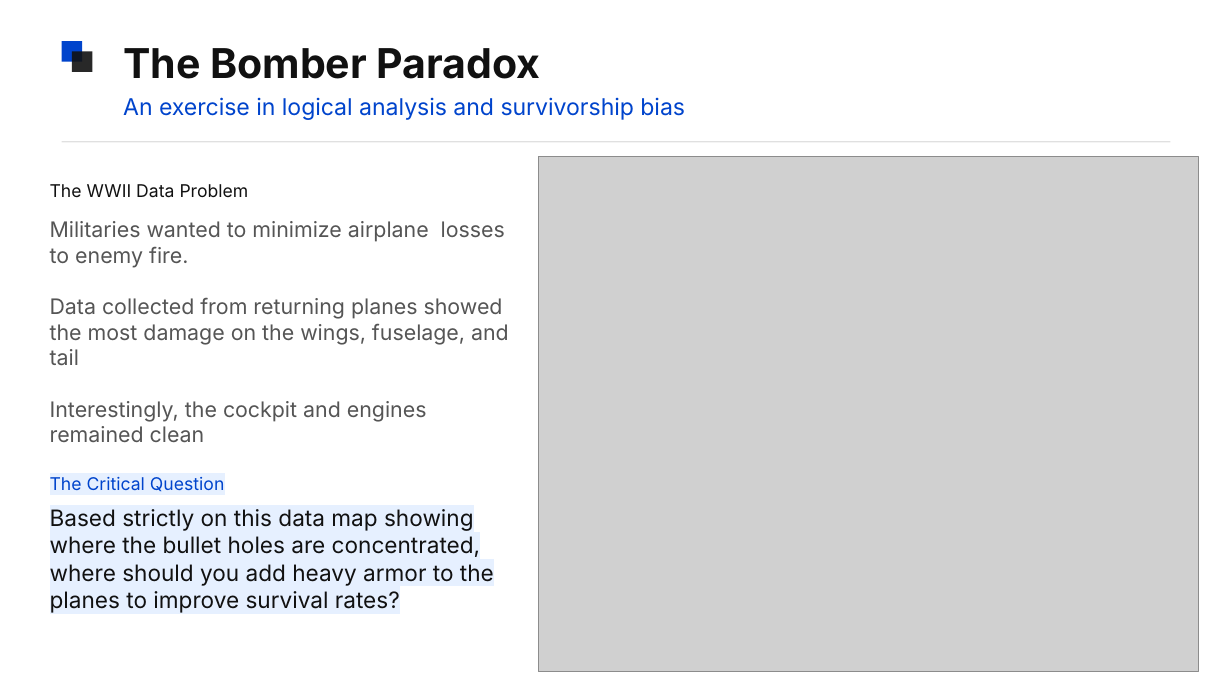
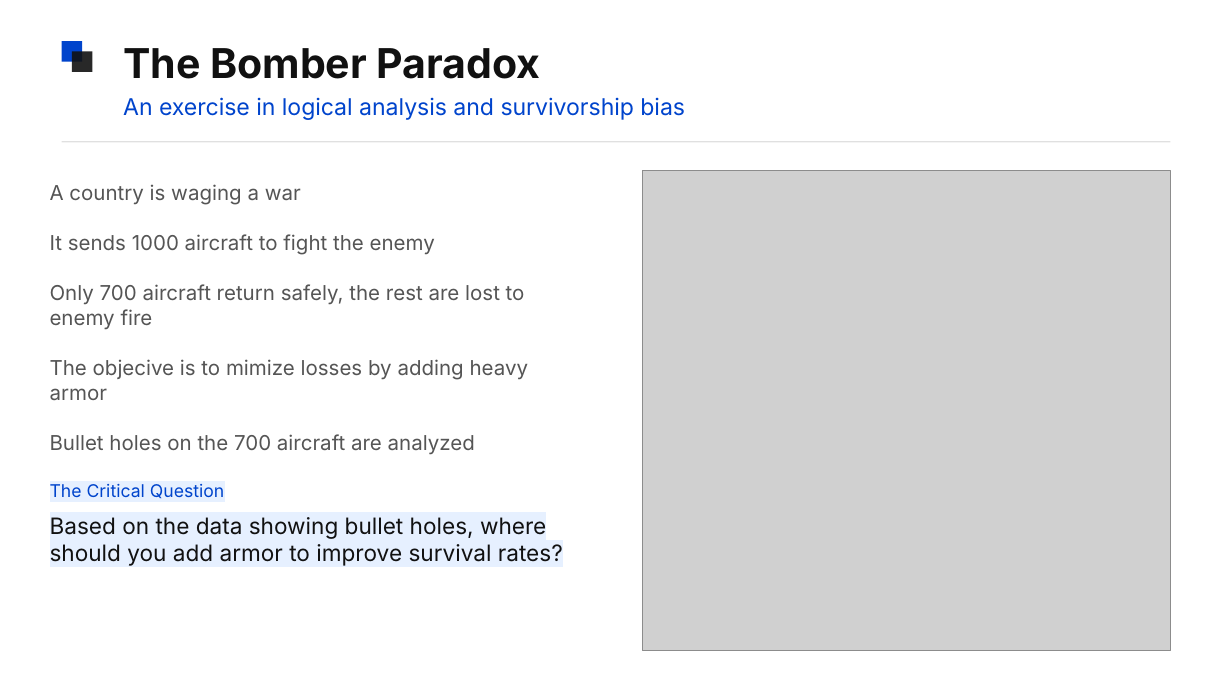
Before and after one commit to brinda-25/workshop, a slide deck: slide 6 of Day2/Data_Science_Interview_Mastery.pptx (slide 8 before the commit). Drawn at 1232x693 pixels with LibreOffice and Linux fonts; fonts in the diff are those of the drawing; grey boxes stand for pictures. Boxes give left, top, right and bottom in pixels: in the first picture for what was removed or moved away, otherwise in the second. Text is boxed around its words. In the diff, an @@ line names an element or a change of style, - is before the commit and + after.

```diff
--- a/Day2/Data_Science_Interview_Mastery.pptx
+++ b/Day2/Data_Science_Interview_Mastery.pptx
@@ picture: place and size @@
-picture at <box>538,156,1199,671</box>
+picture at <box>642,171,1170,652</box>
@@ text at <box>50,184,529,455</box>: text changed; size 12.5 to 12 pt @@
-The WWII Data Problem
-Militaries wanted to minimize airplane losses to enemy fire.
-Data collected from returning planes showed the most damage on the wings, fuselage, and tail
-Interestingly, the cockpit and engines remained clean
+A country is waging a war
+It sends 1000 aircraft to fight the enemy
+Only 700 aircraft return safely, the rest are lost to enemy fire
+The objecive is to mimize losses by adding heavy armor
+Bullet holes on the 700 aircraft are analyzed
@@ text at <box>50,517,563,566</box>: text changed @@
-Based strictly on this data map showing where the bullet holes are concentrated, where should you add heavy armor to the planes to improve survival rates?
+Based on the data showing bullet holes, where should you add armor to improve survival rates?
```
Also in this commit, not shown: 7 other slides changed, 2 slides added, 1 slide removed.
